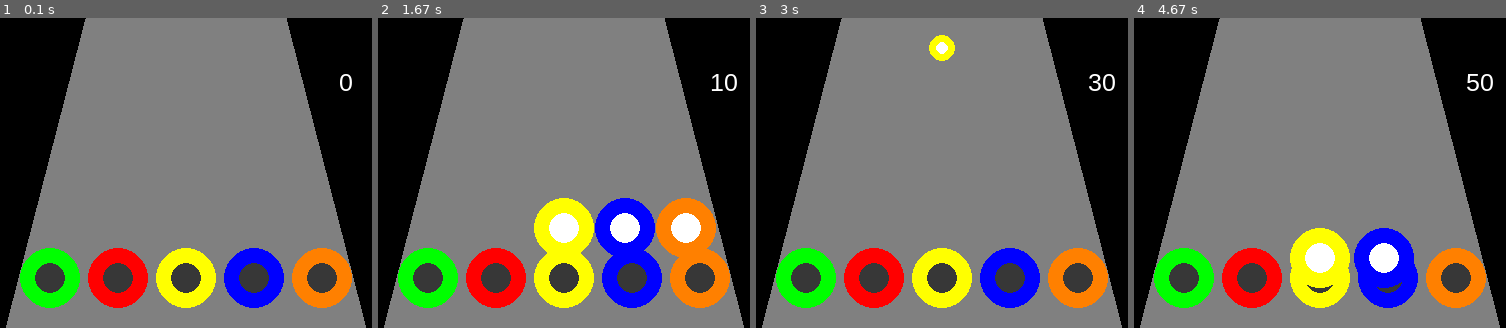
Above: before the commit, frames 1-4 (left to right).
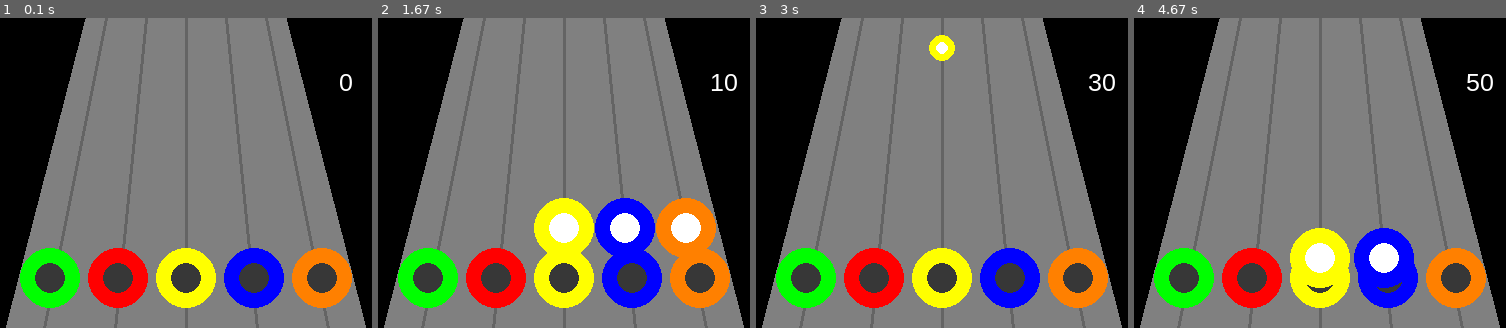
Above: after the commit, the same moments.

Repository: romulofff/gym-hero
Game: pygame game, started from src/gh_pygame.py
Same seed, same stepped clock (60 frames per second), same inputs: the game is played once before the commit and once after it.
Inputs:
- Up to frame 1 (0.1 s): no input
- Up to frame 2 (1.67 s): tap Enter at 0.33 s; hold D 1.17-1.63 s
- Up to frame 3 (3 s): hold S 2.23-2.53 s; hold A 2.57-2.97 s
- Up to frame 4 (4.67 s): hold D 3-3.63 s; hold S 3.67-4.03 s; hold A 4.07-4.53 s; hold D from 4.57 s (still down)

The runs differ from the first frame. In frame 1, 3.3% of the frame differs, in the area x 11-89%, y 0-100%; in frame 2, 2.9%; in frame 3, 3.2%; in frame 4, 3.2%.

Commit message:
Draw track lines

Diff:
--- a/src/gh_pygame.py
+++ b/src/gh_pygame.py
@@ -93,6 +93,14 @@
         draw.circle(screen, (255, 128, 0), (x[4], Y), radius)
         draw.circle(screen, white, (x[4], Y), int(radius/2))
 
+def draw_line(screen):
+    """ Draw the lines where the notes will roll """
+    height = 400
+    draw.line(screen, (100, 100, 100), (120, 0), (40, height), 3)
+    draw.line(screen, (100, 100, 100), (160, 0), (120, height), 3)
+    draw.line(screen, (100, 100, 100), (200, 0), (200, height), 3)
+    draw.line(screen, (100, 100, 100), (240, 0), (280, height), 3)
+    draw.line(screen, (100, 100, 100), (280, 0), (360, height), 3)
 
 
 def handle_event(event_obj, pressed, score):
@@ -175,6 +183,7 @@
         screen.fill(black)
         draw.polygon(screen, line_color, polygon_points)  # Path for the notes
         draw_score(screen, str(SCORE), 25)
+        draw_line(screen)
         draw_note_target()
         draw_notes(shouldBeDrawn)
 
